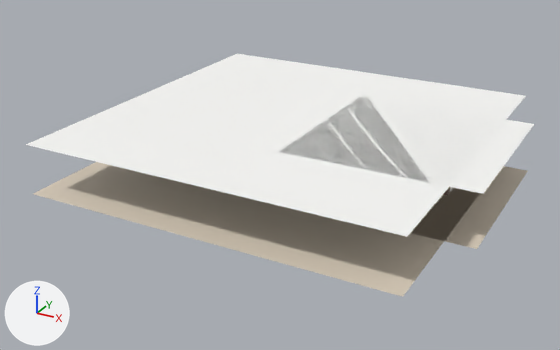
A saved change to the Blender file blend/42899685.blend.
Both versions are drawn from a 50 mm camera at (22.4, -31.4, 16.8) aimed at (3.7, 2.7, -0.2). Every picture has the same lights, and +X, +Y and +Z are marked at lower left. The first picture is the older version.

Objects in the first picture: 'Ceiling_Bed', 'Ceiling_Main', 'Floor_Bed', 'Floor_Main', 'Nightstand'.
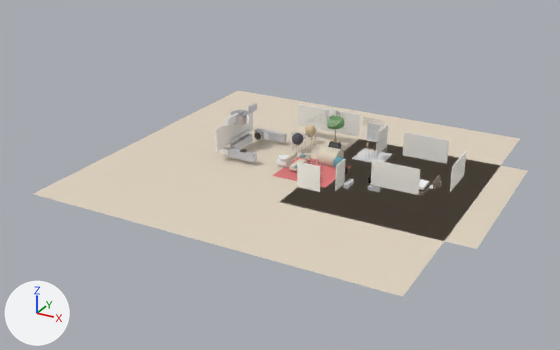
Where the newer file only moved an object's origin or applied its transform, the numbers keep the older frame.

Pixel boxes (x1, y1, x2, y2) of what changed, in the pictures (560 x 350 px):
'Ceiling_Main', hidden: before (26, 54, 526, 236)
'Ceiling_Bed', hidden: before (283, 96, 534, 194)
'Kitchen_LowerCab.001', added: after (223, 147, 257, 162)
'Kitchen_LowerCab.002', added: after (254, 128, 286, 143)
'Nightstand', moved, turned: before (444, 189, 449, 195); after (437, 181, 442, 187)
'Wall_Bed_Front', unchanged, uncovered by the edit: after (371, 160, 420, 195)
'Wall_Bed_Back', unchanged, uncovered by the edit: after (403, 132, 449, 164)

Edits to the bpy script that builds the scene:
```text
Add me_cube_064:
    me_cube_064.from_pydata(...)  # a box spanning x -0.5..0.5, y -0.5..0.5, z -0.5..0.5
    me_cube_064.materials.append(mat_kitchengrey)  # light grey #c4c4c8
Add me_cube_063:
    me_cube_063.from_pydata(...)  # a box spanning x -0.5..0.5, y -0.5..0.5, z -0.5..0.5
    me_cube_063.materials.append(mat_kitchengrey)  # light grey #c4c4c8
Change ob_ceiling_main:
    add ob_ceiling_main.hide_set(True)
Change ob_ceiling_bed:
    add ob_ceiling_bed.hide_set(True)
Change ob_nightstand:
    ob_nightstand.location: (12.6, 3.9, 0.25) -> (11.97, 4.67, 0.25)
    ob_nightstand.rotation_euler: (0.0, 0.0, 0.0) -> (0.0, 0.0, -1.571)  # degrees (0, 0, 0) -> degrees (0, 0, -90)
Add ob_kitchen_lowercab_002:
    ob_kitchen_lowercab_002 = bpy.data.objects.new('Kitchen_LowerCab.002', me_cube_064)
    ob_kitchen_lowercab_002.location = (1.07, 6.18, 0.45)
    ob_kitchen_lowercab_002.rotation_euler = (0.0, 0.0, 3.142)  # degrees (0, 0, 180)
    ob_kitchen_lowercab_002.scale = (2.0, 0.3, 0.45)
Add ob_kitchen_lowercab_001:
    ob_kitchen_lowercab_001 = bpy.data.objects.new('Kitchen_LowerCab.001', me_cube_063)
    ob_kitchen_lowercab_001.location = (1.07, 2.73, 0.45)
    ob_kitchen_lowercab_001.rotation_euler = (0.0, 0.0, 3.142)  # degrees (0, 0, 180)
    ob_kitchen_lowercab_001.scale = (2.0, 0.3, 0.45)
```
